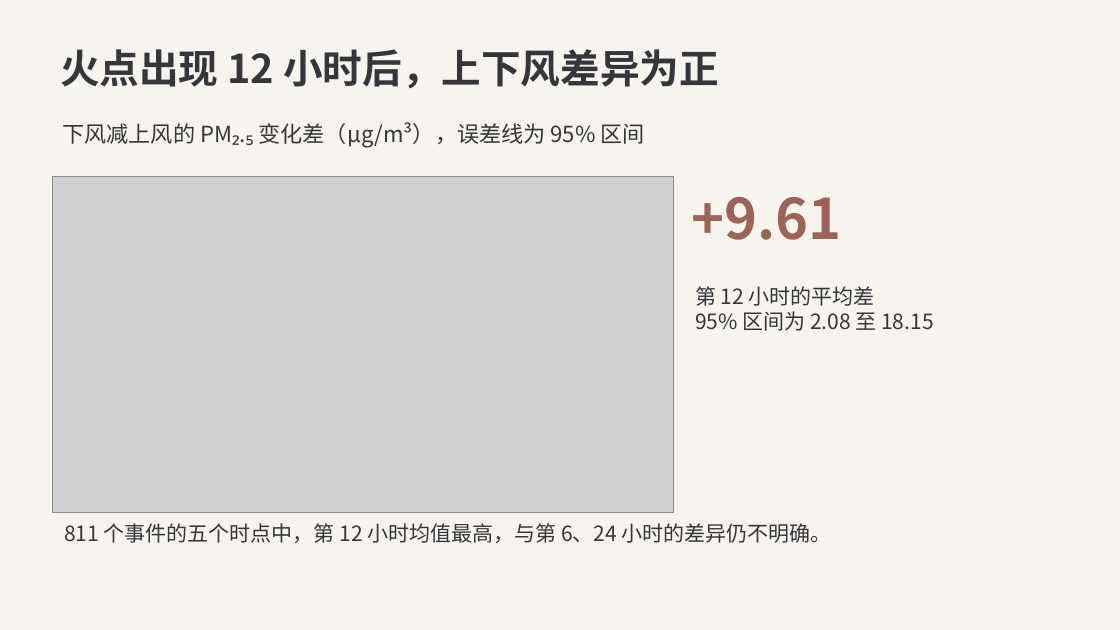
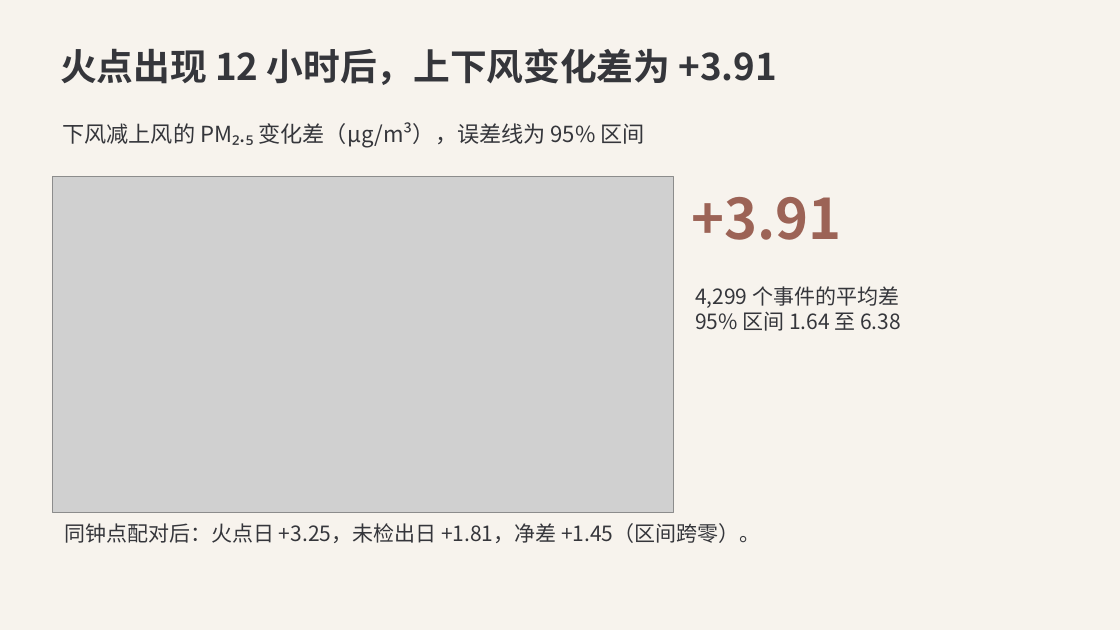
Before and after one commit to gxm-nju/china-air-pollution, a slide deck: slide 5 of docs/课堂展示.pptx. Drawn at 1120x630 pixels with LibreOffice and Linux fonts; fonts in the diff are those of the drawing; grey boxes stand for pictures. Boxes give left, top, right and bottom in pixels: in the first picture for what was removed or moved away, otherwise in the second. Text is boxed around its words. In the diff, an @@ line names an element or a change of style, - is before the commit and + after.

Commit message:
更新三年重污染结论、同钟点火点对照和数据规模核验

```diff
--- a/docs/课堂展示.pptx
+++ b/docs/课堂展示.pptx
@@ text at [60, 48, 777, 85]: text changed; size 34 to 31.5 pt @@
-火点出现 12 小时后，上下风差异为正
+火点出现 12 小时后，上下风变化差为 +3.91
@@ text at [692, 197, 842, 240]: text changed @@
-+9.61
++3.91
@@ text at [695, 286, 901, 331]: text changed @@
-第 12 小时的平均差
-95% 区间为 2.08 至 18.15
+4,299 个事件的平均差
+95% 区间 1.64 至 6.38
@@ text at [64, 523, 760, 543]: text changed @@
-811 个事件的五个时点中，第 12 小时均值最高，与第 6、24 小时的差异仍不明确。
+同钟点配对后：火点日 +3.25，未检出日 +1.81，净差 +1.45（区间跨零）。
```
Also in this commit, not shown: 6 other slides changed, 1 slide added, 22 other files.
